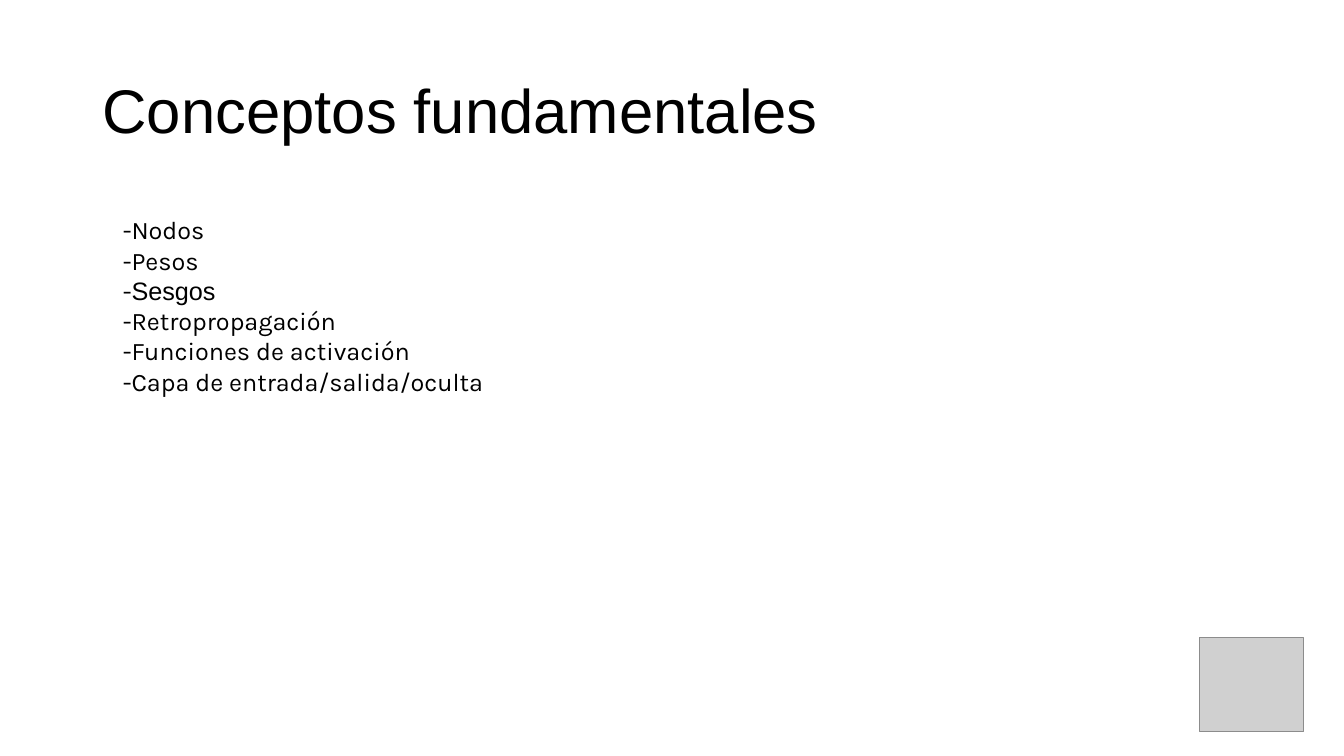
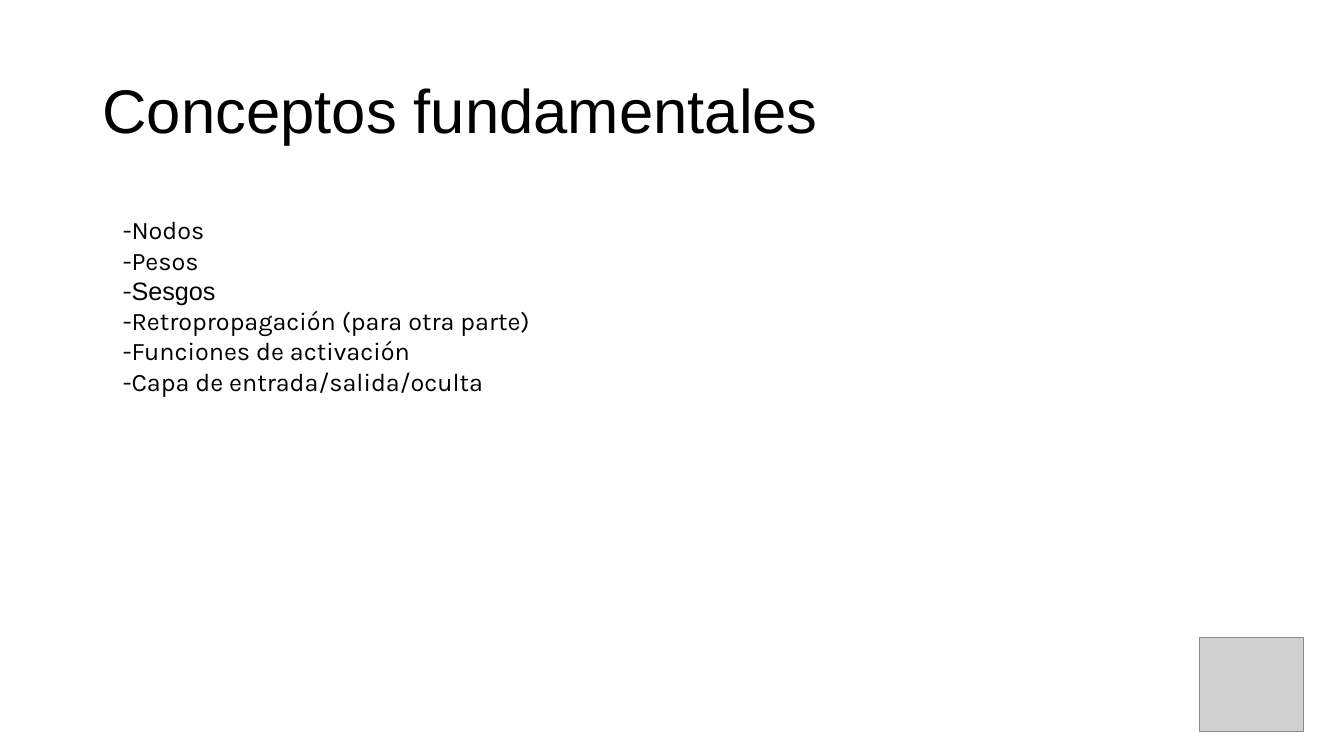
Before and after one commit to AISC-Madrid/workshop-materials, a slide deck: slide 19 of Neural Networks/Slides.pptx (slide 9 before the commit). Drawn at 1344x756 pixels with LibreOffice and Linux fonts; fonts in the diff are those of the drawing; grey boxes stand for pictures. Boxes give left, top, right and bottom in pixels: in the first picture for what was removed or moved away, otherwise in the second. Text is boxed around its words. In the diff, an @@ line names an element or a change of style, - is before the commit and + after.

Commit message:
Create new slides

```diff
--- a/Neural Networks/Slides.pptx
+++ b/Neural Networks/Slides.pptx
@@ text at bbox=[123, 311, 529, 336]: text changed @@
--Retropropagación
+-Retropropagación (para otra parte)
```
Also in this commit, not shown: 1 other slide changed, 10 slides added, 10 other files.
